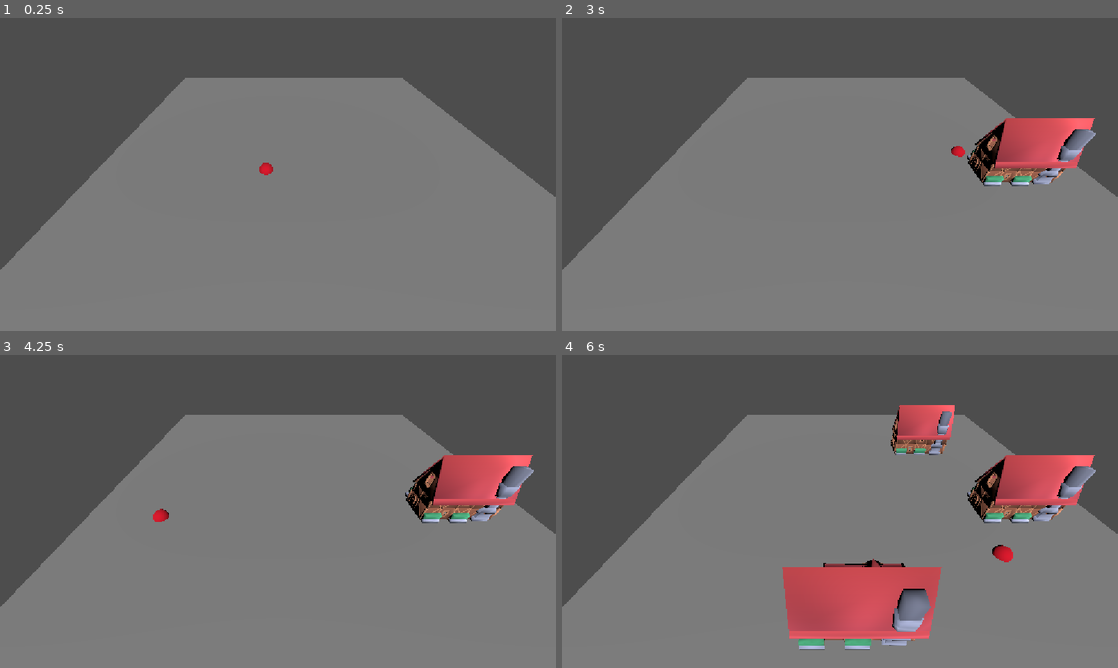
Above: before the commit, frames 1-4 (two rows, left to right).
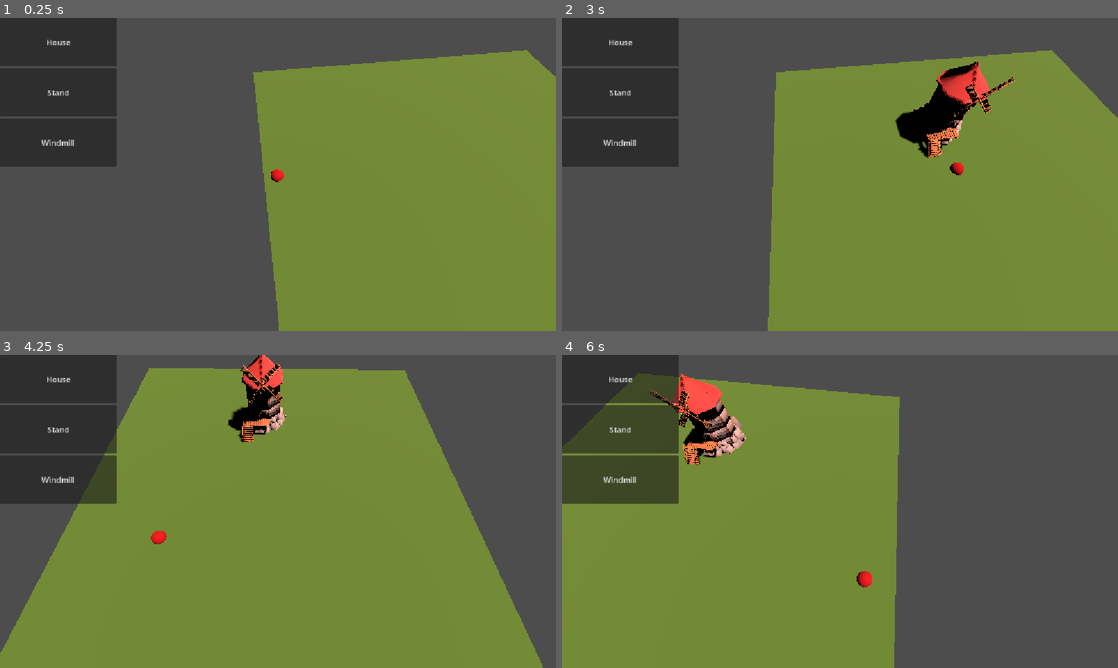
Above: after the commit, the same moments.

Repository: ricric132/GMC-Sandbox-Workshop-Template
Game: Godot game, scene res://main.tscn
Two runs of this game, one before a commit and one after it. Both use one fixed random seed, a clock stepped at 60 frames per second and the inputs below.
Inputs (mouse positions are in pixels of both pictures, inside the frame that each line leads up to):
- Up to frame 1 (0.25 s): no input
- Up to frame 2 (3 s): click (623, 43) at 0.5 s, where only the run after the commit has a clickable "House"; click (623, 93) at 1.25 s, where only the run after the commit has a clickable "Stand"; click (623, 143) at 2 s, where only the run after the commit has a clickable "Windmill"; tap Enter at 2.75 s; move the mouse to (962, 158) at 2.77 s; hold D (move_right, bound only after the commit) from 2.78 s (still down); click (962, 158) at 2.85 s
- Up to frame 3 (4.25 s): tap Q (look_left, bound only after the commit) at 3.05, 3.6 s; move the mouse to (166, 527) at 3.52 s; release D (move_right, bound only after the commit) at 3.53 s; hold S (move_back, bound only after the commit) from 3.53 s (still down); tap E (look_right, bound only after the commit) at 3.8 s
- Up to frame 4 (6 s): move the mouse to (895, 442) at 4.27 s; release S (move_back, bound only after the commit) at 4.28 s; hold D (move_right, bound only after the commit) 4.28-5.03 s; tap E (look_right, bound only after the commit) at 4.35 s; click (895, 442) at 4.55 s; move the mouse to (812, 574) at 5.02 s; hold W (move_forward, bound only after the commit) 5.03-5.78 s; click (812, 574) at 5.1 s; tap Q (look_left, bound only after the commit) at 5.3, 5.85 s; move the mouse to (1006, 558) at 5.77 s; hold A (move_left, bound only after the commit) from 5.78 s (still down)

The runs differ from the first frame. In frame 1, 83% of the frame differs, in the area x 0-100%, y 0-100%; in frame 2, 82%; in frame 3, 85%; in frame 4, 84%.

Commit message:
fixed upload where last workshop ended

Diff:
--- /dev/null
+++ b/Buildings/House/House.tres
@@ -0,0 +1,13 @@
+[gd_resource type="Resource" script_class="BuildingTemplate" format=3 uid="uid://bk1hvtqcesgc5"]
+
+[ext_resource type="PackedScene" uid="uid://bhg5kgwn52ey8" path="res://Buildings/House/house.tscn" id="1_eqqal"]
+[ext_resource type="Script" uid="uid://c2j4nn22v54ms" path="res://building_template.gd" id="1_heomm"]
+[ext_resource type="PackedScene" uid="uid://cnrnvoo40lcf0" path="res://Buildings/House/house_preview.tscn" id="2_ntf6g"]
+
+[resource]
+script = ExtResource("1_heomm")
+name = "House"
+dimension = Vector2i(5, 4)
+build_object = ExtResource("1_eqqal")
+build_preview = ExtResource("2_ntf6g")
+metadata/_custom_type_script = "uid://c2j4nn22v54ms"
--- /dev/null
+++ b/Buildings/House/house.tscn
@@ -0,0 +1,7 @@
+[gd_scene format=3 uid="uid://bhg5kgwn52ey8"]
+
+[ext_resource type="PackedScene" uid="uid://3km6i0bi4d85" path="res://Buildings/House/House.glb" id="1_e18gu"]
+
+[node name="House" type="Node3D" unique_id=1171370071]
+
+[node name="Visual" parent="." unique_id=436553867 instance=ExtResource("1_e18gu")]
--- /dev/null
+++ b/Buildings/Stand/stand.tres
@@ -0,0 +1,13 @@
+[gd_resource type="Resource" script_class="building_template" format=3 uid="uid://dig8tt5470jjn"]
+
+[ext_resource type="PackedScene" uid="uid://ioo51co71xpx" path="res://Buildings/Stand/stand.tscn" id="1_s7gdx"]
+[ext_resource type="Script" uid="uid://c2j4nn22v54ms" path="res://building_template.gd" id="2_nm7tn"]
+[ext_resource type="PackedScene" uid="uid://dicpv56tyl67c" path="res://Buildings/Stand/stand_preview.tscn" id="2_oj7m4"]
+
+[resource]
+script = ExtResource("2_nm7tn")
+name = "Stand"
+dimension = Vector2i(1, 1)
+build_object = ExtResource("1_s7gdx")
+build_preview = ExtResource("2_oj7m4")
+metadata/_custom_type_script = "uid://c2j4nn22v54ms"
--- /dev/null
+++ b/Buildings/Stand/stand.tscn
@@ -0,0 +1,7 @@
+[gd_scene format=3 uid="uid://ioo51co71xpx"]
+
+[ext_resource type="PackedScene" uid="uid://c476wjrr08dbc" path="res://Buildings/Stand/Stand.glb" id="1_g8jmp"]
+
+[node name="Node3D" type="Node3D" unique_id=1043794834]
+
+[node name="Stand" parent="." unique_id=884115921 instance=ExtResource("1_g8jmp")]
--- /dev/null
+++ b/Buildings/Windmill/windmill.tres
@@ -0,0 +1,13 @@
+[gd_resource type="Resource" script_class="building_template" format=3 uid="uid://cxq2c5mtpmg58"]
+
+[ext_resource type="PackedScene" uid="uid://b3um85wd37k3r" path="res://Buildings/Windmill/windmill.tscn" id="1_esl4q"]
+[ext_resource type="Script" uid="uid://c2j4nn22v54ms" path="res://building_template.gd" id="2_gi17t"]
+[ext_resource type="PackedScene" uid="uid://x454rrame6fo" path="res://Buildings/Windmill/windmill_preview.tscn" id="2_iuosk"]
+
+[resource]
+script = ExtResource("2_gi17t")
+name = "Windmill"
+dimension = Vector2i(5, 4)
+build_object = ExtResource("1_esl4q")
+build_preview = ExtResource("2_iuosk")
+metadata/_custom_type_script = "uid://c2j4nn22v54ms"
--- a/House/House.tres
+++ /dev/null
@@ -1,11 +0,0 @@
-[gd_resource type="Resource" script_class="BuildingTemplate" format=3 uid="uid://c5ngv8gp463gr"]
-
-[ext_resource type="PackedScene" uid="uid://bhg5kgwn52ey8" path="res://House/house.tscn" id="1_67x5u"]
-[ext_resource type="Script" uid="uid://y3n3b5tskmrd" path="res://building_template.gd" id="1_xvct2"]
-
-[resource]
-script = ExtResource("1_xvct2")
-name = "House"
-dimension = Vector2i(3, 5)
-build_object = ExtResource("1_67x5u")
-metadata/_custom_type_script = "uid://y3n3b5tskmrd"
--- a/House/house.tscn
+++ /dev/null
@@ -1,7 +0,0 @@
-[gd_scene format=3 uid="uid://bhg5kgwn52ey8"]
-
-[ext_resource type="PackedScene" uid="uid://3km6i0bi4d85" path="res://House/House.glb" id="1_e18gu"]
-
-[node name="House" type="Node3D" unique_id=1171370071]
-
-[node name="Visual" parent="." unique_id=436553867 instance=ExtResource("1_e18gu")]
--- a/Stand/Stand.tres
+++ /dev/null
@@ -1,11 +0,0 @@
-[gd_resource type="Resource" script_class="BuildingTemplate" format=3 uid="uid://cm6oxt0hon5rw"]
-
-[ext_resource type="Script" uid="uid://y3n3b5tskmrd" path="res://building_template.gd" id="1_ew82v"]
-[ext_resource type="PackedScene" uid="uid://ioo51co71xpx" path="res://Stand/stand.tscn" id="1_iexe0"]
-
-[resource]
-script = ExtResource("1_ew82v")
-name = "Stand"
-dimension = Vector2i(1, 1)
-build_object = ExtResource("1_iexe0")
-metadata/_custom_type_script = "uid://y3n3b5tskmrd"
--- a/Stand/stand.tscn
+++ /dev/null
@@ -1,7 +0,0 @@
-[gd_scene format=3 uid="uid://ioo51co71xpx"]
-
-[ext_resource type="PackedScene" uid="uid://c476wjrr08dbc" path="res://Stand/Stand.glb" id="1_g8jmp"]
-
-[node name="Node3D" type="Node3D" unique_id=1043794834]
-
-[node name="Stand" parent="." unique_id=884115921 instance=ExtResource("1_g8jmp")]
--- a/building_manager.gd
+++ b/building_manager.gd
@@ -1,20 +1,25 @@
 extends Node3D
 
 @onready var cam: Camera3D = $"../Camera3D"
-@onready var corner: Node3D = $"../Floor/Corner"
-@onready var preview: Node3D = $"../Preview"
-@onready var building_parent: Node3D = $"../BuildingParent"
+@onready var preview_parent: Node3D = $"../PreviewParent"
+@onready var grid_corner: Node3D = $"../Grid/Floor/GridCorner"
+@onready var building_parent: Node3D = $"../Grid/BuildingParent"
+@onready var button_container: VBoxContainer = $"../CanvasLayer/VBoxContainer"
 
 var grid : Array[Array] = []
 const WIDTH = 30
 const HEIGHT = 30
 const TILE_SIZE = 1
 
-@export var selected_building : BuildingTemplate
+@export var selected_builidng : BuildingTemplate
+@export var all_buildings : Array[BuildingTemplate]
+
+const  button_scene := preload("res://building_selector.tscn")
 
 # Called when the node enters the scene tree for the first time.
 func _ready() -> void:
 	setup_grid()
+	setup_buttons()
 
 func setup_grid():
 	grid.resize(WIDTH)
@@ -22,24 +27,33 @@
 		grid[x]=[]
 		grid[x].resize(HEIGHT)
 		for y in HEIGHT:
-			grid[x][y]= Tile.new(x, y)
+			grid[x][y] = Tile.new(x, y)
+
+func setup_buttons():
+	for building in all_buildings:
+		var button = button_scene.instantiate()
+		button_container.add_child(button)
+		button.setup(building, self)
+
 
 # Called every frame. 'delta' is the elapsed time since the previous frame.
 func _physics_process(delta: float) -> void:
-	var mouse_pos = get_viewport().get_mouse_position()
+	var mousePos = get_viewport().get_mouse_position()
 
 	var space_state = get_world_3d().direct_space_state
-	var from = cam.project_ray_origin(mouse_pos)
-	var to = from + cam.project_ray_normal(mouse_pos) * 1000
+	var from = cam.project_ray_origin(mousePos)
+	var to = from + cam.project_ray_normal(mousePos) * 1000
 	var ray = PhysicsRayQueryParameters3D.create(from, to)
 	ray.collision_mask = (1 << 1-1)
 	var result = space_state.intersect_ray(ray)
 
-	if result:
+	if(result && selected_builidng):
 		var coords = world_to_grid_coords(result.position)
-		preview.global_position = grid_to_world_position(coords.x, coords.y)
-		if(Input.is_action_just_pressed("click")):
-			build(coords.x, coords.y, selected_building)
+		preview_parent.global_position = grid_to_world_position(coords.x, coords.y)
+
+		if Input.is_action_just_pressed("click"):
+			build(coords.x, coords.y, selected_builidng)
+
 
 func build(x : int, y : int, building : BuildingTemplate):
 	if(!check_valid(x, y, building)):
@@ -51,28 +65,31 @@
 
 	for i in building.dimension.x:
 		for j in building.dimension.y:
-			var check_coords = Vector2i(x+i, y+j)
-			grid[check_coords.x][check_coords.y].building = built
+			var check_coord = Vector2i(x, y) + Vector2i(i, j)
 
+			grid[check_coord.x][check_coord.y].building = built
 
-func check_valid(x : int, y : int, building : BuildingTemplate) -> bool:
+func check_valid(x : int, y : int, building : BuildingTemplate):
 	for i in building.dimension.x:
 		for j in building.dimension.y:
-			var check_coords = Vector2i(x+i, y+j)
+			var check_coord = Vector2i(x, y) + Vector2i(i, j)
 
-			if check_coords.x >= WIDTH || check_coords.x < 0:
+			if check_coord.x >= WIDTH || check_coord.x < 0:
 				return false
-			if check_coords.y >= HEIGHT || check_coords.y < 0:
+			if check_coord.y >= HEIGHT || check_coord.y < 0:
 				return false
-			if !grid[check_coords.x][check_coords.y].is_empty():
+			if grid[check_coord.x][check_coord.y].is_empty() == false:
 				return false
 
 	return true
 
-func grid_to_world_position(x : int, y : int) -> Vector3:
-	var coord = Vector3(x, 0, y)
-	return corner.global_position + coord * TILE_SIZE
+func grid_to_world_position(x : int, y: int):
+	var coords = Vector3(x, 0, y)
+	return grid_corner.global_position + coords * TILE_SIZE
 
-func world_to_grid_coords(pos: Vector3) -> Vector2i:
-	var recentered_pos = pos - corner.global_position
-	return Vector2i(recentered_pos.x/TILE_SIZE, recentered_pos.z/TILE_SIZE)
+func world_to_grid_coords(pos : Vector3):
+	var recentred_pos = pos - grid_corner.global_position
+	return Vector2i(recentred_pos.x/TILE_SIZE, recentred_pos.z/TILE_SIZE)
+
+func select_building(building:BuildingTemplate):
+	selected_builidng = building
--- /dev/null
+++ b/building_preview.gd
@@ -0,0 +1,8 @@
+extends Node3D
+
+@export var valid_preview : Node
+@export var invalid_preview : Node
+
+func toggle_preview(is_valid : bool):
+	valid_preview.visible = is_valid
+	invalid_preview.visible = !is_valid
--- /dev/null
+++ b/building_select_button.gd
@@ -0,0 +1,12 @@
+extends Button
+
+var build_template : BuildingTemplate
+var building_manager : Node
+
+func setup(building: BuildingTemplate, manager : Node):
+	build_template = building
+	text = building.name
+	building_manager = manager
+
+func clicked():
+	building_manager.select_building(build_template)
--- /dev/null
+++ b/building_selector.tscn
@@ -0,0 +1,16 @@
+[gd_scene format=3 uid="uid://c7pg81ar0drhw"]
+
+[ext_resource type="Script" uid="uid://b73bu6lxag816" path="res://building_select_button.gd" id="1_2kp0i"]
+
+[node name="Button" type="Button" unique_id=1823236668]
+custom_minimum_size = Vector2(0, 100)
+anchors_preset = -1
+anchor_right = 1.0
+anchor_bottom = 1.0
+offset_right = -2.0
+offset_bottom = 2.0
+grow_horizontal = 2
+grow_vertical = 2
+script = ExtResource("1_2kp0i")
+
+[connection signal="button_down" from="." to="." method="clicked"]
--- a/building_template.gd
+++ b/building_template.gd
@@ -1,6 +1,7 @@
+class_name BuildingTemplate
 extends Resource
-class_name BuildingTemplate
 
 @export var name : String
 @export var dimension : Vector2i
 @export var build_object : PackedScene
+@export var build_preview : PackedScene
--- /dev/null
+++ b/camera_controller.gd
@@ -0,0 +1,23 @@
+extends Camera3D
+
+var pan_speed : float = 20
+var rot_speed : float = 2
+# Called when the node enters the scene tree for the first time.
+func _ready() -> void:
+	pass # Replace with function body.
+
+
+# Called every frame. 'delta' is the elapsed time since the previous frame.
+func _process(delta: float) -> void:
+	var move_x : float = Input.get_axis("move_left", "move_right")
+	var move_y : float = Input.get_axis("move_forward", "move_back")
+
+	var left : Vector3 = get_global_transform().basis.x
+	var forward : Vector3 = get_global_transform().basis.z
+	forward.y = 0
+
+	position += (left*move_x + forward*move_y)  * pan_speed * delta
+
+	var rotation_input : float = Input.get_axis("look_left", "look_right")
+
+	rotate(Vector3(0, 1, 0), -rotation_input * rot_speed * delta)
--- a/grid_tile.gd
+++ /dev/null
@@ -1,15 +0,0 @@
-extends Object
-
-class_name Tile
-
-var x : int
-var y : int
-var building : Node
-
-func _init(_x : int, _y : int):
-	x = _x
-	y = _y
-	building = null
-
-func is_empty() -> bool:
-	return building == null
--- a/icon.svg
+++ /dev/null
@@ -1 +0,0 @@
-<svg xmlns="http://www.w3.org/2000/svg" width="128" height="128"><rect width="124" height="124" x="2" y="2" fill="#363d52" stroke="#212532" stroke-width="4" rx="14"/><g fill="#fff" transform="translate(12.322 12.322)scale(.101)"><path d="M105 673v33q407 354 814 0v-33z"/><path fill="#478cbf" d="m105 673 152 14q12 1 15 14l4 67 132 10 8-61q2-11 15-15h162q13 4 15 15l8 61 132-10 4-67q3-13 15-14l152-14V427q30-39 56-81-35-59-83-108-43 20-82 47-40-37-88-64 7-51 8-102-59-28-123-42-26 43-46 89-49-7-98 0-20-46-46-89-64 14-123 42 1 51 8 102-48 27-88 64-39-27-82-47-48 49-83 108 26 42 56 81zm0 33v39c0 276 813 276 814 0v-39l-134 12-5 69q-2 10-14 13l-162 11q-12 0-16-11l-10-65H446l-10 65q-4 11-16 11l-162-11q-12-3-14-13l-5-69z"/><path d="M483 600c0 34 58 34 58 0v-86c0-34-58-34-58 0z"/><circle cx="725" cy="526" r="90"/><circle cx="299" cy="526" r="90"/></g><g fill="#414042" transform="translate(12.322 12.322)scale(.101)"><circle cx="307" cy="532" r="60"/><circle cx="717" cy="532" r="60"/></g></svg>
--- a/main.tscn
+++ b/main.tscn
@@ -1,47 +1,73 @@
-[gd_scene format=3 uid="uid://cjom6frcsnwo3"]
+[gd_scene format=3 uid="uid://ct3x83vg5y5jm"]
 
-[ext_resource type="Script" uid="uid://dj6ntwbt01d7n" path="res://building_manager.gd" id="1_ig7tw"]
-[ext_resource type="Resource" uid="uid://c5ngv8gp463gr" path="res://House/House.tres" id="2_0xm2m"]
-
-[sub_resource type="BoxShape3D" id="BoxShape3D_ieq10"]
-
-[sub_resource type="BoxMesh" id="BoxMesh_ieq10"]
+[ext_resource type="Script" uid="uid://carb7fxejnni7" path="res://building_manager.gd" id="1_uu6xs"]
+[ext_resource type="Resource" uid="uid://bk1hvtqcesgc5" path="res://Buildings/House/House.tres" id="2_r0du0"]
+[ext_resource type="Script" uid="uid://cqcm5y0lhlqk8" path="res://camera_controller.gd" id="2_uu6xs"]
+[ext_resource type="Script" uid="uid://c2j4nn22v54ms" path="res://building_template.gd" id="3_3dxm6"]
+[ext_resource type="Resource" uid="uid://dig8tt5470jjn" path="res://Buildings/Stand/stand.tres" id="4_lgr22"]
+[ext_resource type="Resource" uid="uid://cxq2c5mtpmg58" path="res://Buildings/Windmill/windmill.tres" id="5_trn2v"]
 
 [sub_resource type="StandardMaterial3D" id="StandardMaterial3D_6mfvo"]
-albedo_color = Color(0.85626125, 0, 0.14309767, 1)
+albedo_color = Color(0.6888781, 0.05533915, 0.14458513, 1)
 
 [sub_resource type="SphereMesh" id="SphereMesh_ieq10"]
 material = SubResource("StandardMaterial3D_6mfvo")
 
-[node name="Node3D" type="Node3D" unique_id=1898332623]
+[sub_resource type="BoxShape3D" id="BoxShape3D_ieq10"]
 
-[node name="Floor" type="Node3D" parent="." unique_id=1346193798]
-transform = Transform3D(30, 0, 0, 0, 1, 0, 0, 0, 30, 0, 0, 0)
+[sub_resource type="StandardMaterial3D" id="StandardMaterial3D_3dxm6"]
+albedo_color = Color(0.29996738, 0.5528155, 0.2697442, 1)
 
-[node name="StaticBody3D" type="StaticBody3D" parent="Floor" unique_id=517115187]
+[sub_resource type="BoxMesh" id="BoxMesh_ieq10"]
+material = SubResource("StandardMaterial3D_3dxm6")
 
-[node name="CollisionShape3D" type="CollisionShape3D" parent="Floor/StaticBody3D" unique_id=2088395410]
+[node name="Node3D" type="Node3D" unique_id=1877689242]
+
+[node name="PreviewParent" type="Node3D" parent="." unique_id=1417009003]
+
+[node name="MeshInstance3D" type="MeshInstance3D" parent="PreviewParent" unique_id=1619462487]
+mesh = SubResource("SphereMesh_ieq10")
+
+[node name="Grid" type="Node3D" parent="." unique_id=1711979115]
+
+[node name="Floor" type="Node3D" parent="Grid" unique_id=715704776]
+transform = Transform3D(30, 0, 0, 0, 1, 0, 0, 0, 30, -15.327191, 0, 15.525547)
+
+[node name="Area3D" type="StaticBody3D" parent="Grid/Floor" unique_id=1138317085]
+
+[node name="CollisionShape3D" type="CollisionShape3D" parent="Grid/Floor/Area3D" unique_id=1013601842]
+transform = Transform3D(0.99999976, 0, 0, 0, 1, 0, 0, 0, 0.99999976, 0, 0, 0)
 shape = SubResource("BoxShape3D_ieq10")
 
-[node name="MeshInstance3D" type="MeshInstance3D" parent="Floor" unique_id=1697124571]
+[node name="MeshInstance3D" type="MeshInstance3D" parent="Grid/Floor" unique_id=381677329]
 mesh = SubResource("BoxMesh_ieq10")
 
-[node name="Corner" type="Node3D" parent="Floor" unique_id=1195548554]
+[node name="GridCorner" type="Node3D" parent="Grid/Floor" unique_id=1496235224]
 transform = Transform3D(1, 0, 0, 0, 1, 0, 0, 0, 1, -0.5, 0.5, -0.5)
 
-[node name="BuildingManager" type="Node3D" parent="." unique_id=1381809741]
-script = ExtResource("1_ig7tw")
-selected_building = ExtResource("2_0xm2m")
+[node name="BuildingParent" type="Node3D" parent="Grid" unique_id=522585859]
 
-[node name="Camera3D" type="Camera3D" parent="." unique_id=1629793288]
-transform = Transform3D(1, 0, 0, 0, 0.72627497, 0.68740433, 0, -0.68740433, 0.72627497, -2.1610198, 10.198151, 14.727161)
+[node name="BuildingManager" type="Node3D" parent="." unique_id=19595411]
+script = ExtResource("1_uu6xs")
+selected_builidng = ExtResource("2_r0du0")
+all_buildings = Array[ExtResource("3_3dxm6")]([ExtResource("2_r0du0"), ExtResource("4_lgr22"), ExtResource("5_trn2v")])
 
-[node name="Preview" type="Node3D" parent="." unique_id=762082281]
+[node name="Camera3D" type="Camera3D" parent="." unique_id=85693517]
+transform = Transform3D(-0.1209461, 0.8845558, -0.4504809, 0, 0.45381227, 0.8910973, 0.9926591, 0.10777474, -0.05488683, -19.179245, 14.267918, 0.7531166)
+script = ExtResource("2_uu6xs")
 
-[node name="MeshInstance3D" type="MeshInstance3D" parent="Preview" unique_id=793491283]
-mesh = SubResource("SphereMesh_ieq10")
+[node name="CanvasLayer" type="CanvasLayer" parent="." unique_id=382104145]
 
-[node name="BuildingParent" type="Node3D" parent="." unique_id=513960177]
+[node name="VBoxContainer" type="VBoxContainer" parent="CanvasLayer" unique_id=499856202]
+custom_minimum_size = Vector2(100, 1000)
+anchors_preset = -1
+anchor_right = 0.177
+anchor_bottom = 0.83000004
+offset_right = 38.095993
+offset_bottom = 104.15997
 
-[node name="DirectionalLight3D" type="DirectionalLight3D" parent="." unique_id=1263889225]
-transform = Transform3D(0.835241, 0.549884, 0, -0.4025308, 0.6114203, 0.68127394, 0.37462166, -0.56902796, 0.73202854, 0, 11.225536, 0)
+[node name="DirectionalLight3D" type="DirectionalLight3D" parent="." unique_id=1118545412]
+transform = Transform3D(1, 0, 0, 0, 0.47255072, 0.8813035, 0, -0.8813035, 0.47255072, 0, 5.574007, -0.1670742)
+light_color = Color(0.9986643, 0.703808, 0.54965323, 1)
+light_energy = 2.267
+shadow_enabled = true
--- a/project.godot
+++ b/project.godot
@@ -10,10 +10,9 @@
 
 [application]
 
-config/name="SandboxTestRun"
-run/main_scene="uid://cjom6frcsnwo3"
+config/name="SandboxWorkshopTemplate"
+run/main_scene="uid://ct3x83vg5y5jm"
 config/features=PackedStringArray("4.7", "Forward Plus")
-config/icon="res://icon.svg"
 
 [display]
 
@@ -24,7 +23,42 @@
 
 click={
 "deadzone": 0.2,
-"events": [Object(InputEventMouseButton,"resource_local_to_s …(115 unchanged characters)… alse,"meta_pressed":false,"button_mask":0,"position":Vector2(0, 0),"global_position":Vector2(0, 0),"factor":1.0,"button_index":1,"canceled":false,"pressed":false,"double_click":false,"script":null)
+"events": [Object(InputEventMouseButton,"resource_local_to_s …(115 unchanged characters)… alse,"meta_pressed":false,"button_mask":1,"position":Vector2(506, 30),"global_position":Vector2(525, 126),"factor":1.0,"button_index":1,"canceled":false,"pressed":true,"double_click":false,"script":null)
+]
+}
+move_left={
+"deadzone": 0.2,
+"events": [Object(InputEventKey,"resource_local_to_scene":false,"resource_name":"","device":-1,"window_id":0,"alt_pressed":false,"shift_pressed":false,"ctrl_pressed":false,"meta_pressed":false,"pressed":false,"keycode":0,"physical_keycode":65,"key_label":0,"unicode":97,"location":0,"echo":false,"script":null)
+]
+}
+move_right={
+"deadzone": 0.2,
+"events": [Object(InputEventKey,"resource_local_to_scene":false,"resource_name":"","device":-1,"window_id":0,"alt_pressed":false,"shift_pressed":false,"ctrl_pressed":false,"meta_pressed":false,"pressed":false,"keycode":0,"physical_keycode":68,"key_label":0,"unicode":100,"location":0,"echo":false,"script":null)
+]
+}
+move_forward={
+"deadzone": 0.2,
+"events": [Object(InputEventKey,"resource_local_to_scene":false,"resource_name":"","device":-1,"window_id":0,"alt_pressed":false,"shift_pressed":false,"ctrl_pressed":false,"meta_pressed":false,"pressed":false,"keycode":0,"physical_keycode":87,"key_label":0,"unicode":119,"location":0,"echo":false,"script":null)
+]
+}
+move_back={
+"deadzone": 0.2,
+"events": [Object(InputEventKey,"resource_local_to_scene":false,"resource_name":"","device":-1,"window_id":0,"alt_pressed":false,"shift_pressed":false,"ctrl_pressed":false,"meta_pressed":false,"pressed":false,"keycode":0,"physical_keycode":83,"key_label":0,"unicode":115,"location":0,"echo":false,"script":null)
+]
+}
+look_left={
+"deadzone": 0.2,
+"events": [Object(InputEventKey,"resource_local_to_scene":false,"resource_name":"","device":-1,"window_id":0,"alt_pressed":false,"shift_pressed":false,"ctrl_pressed":false,"meta_pressed":false,"pressed":false,"keycode":0,"physical_keycode":81,"key_label":0,"unicode":113,"location":0,"echo":false,"script":null)
+]
+}
+look_right={
+"deadzone": 0.2,
+"events": [Object(InputEventKey,"resource_local_to_scene":false,"resource_name":"","device":-1,"window_id":0,"alt_pressed":false,"shift_pressed":false,"ctrl_pressed":false,"meta_pressed":false,"pressed":false,"keycode":0,"physical_keycode":69,"key_label":0,"unicode":101,"location":0,"echo":false,"script":null)
+]
+}
+rot={
+"deadzone": 0.2,
+"events": [Object(InputEventKey,"resource_local_to_scene":false,"resource_name":"","device":-1,"window_id":0,"alt_pressed":false,"shift_pressed":false,"ctrl_pressed":false,"meta_pressed":false,"pressed":false,"keycode":0,"physical_keycode":82,"key_label":0,"unicode":114,"location":0,"echo":false,"script":null)
 ]
 }
 
--- /dev/null
+++ b/tile.gd
@@ -0,0 +1,15 @@
+extends Object
+
+class_name Tile
+
+var x : int
+var y : int
+var building : Node
+
+func _init(_x : int, _y : int):
+	x = _x
+	y = _y
+	building = null
+
+func is_empty() -> bool:
+	return building == null
Renamed: House/House.glb -> Buildings/House/House.glb
Not shown, added: Buildings/House/House.glb.import
Renamed: House/HousePreviewBlue.glb -> Buildings/House/HousePreviewBlue.glb
Not shown, added: Buildings/House/HousePreviewBlue.glb.import
Renamed: House/HousePreviewRed.glb -> Buildings/House/HousePreviewRed.glb
Not shown, added: Buildings/House/HousePreviewRed.glb.import
Renamed: House/House_colormap.png -> Buildings/House/House_colormap.png
Not shown, added: Buildings/House/House_colormap.png.import
Renamed: House/house_preview.tscn -> Buildings/House/house_preview.tscn
Renamed: Stand/Stand.glb -> Buildings/Stand/Stand.glb
Not shown, added: Buildings/Stand/Stand.glb.import
Renamed: Stand/StandPreviewBlue.glb -> Buildings/Stand/StandPreviewBlue.glb
(and 39 more such lines)
